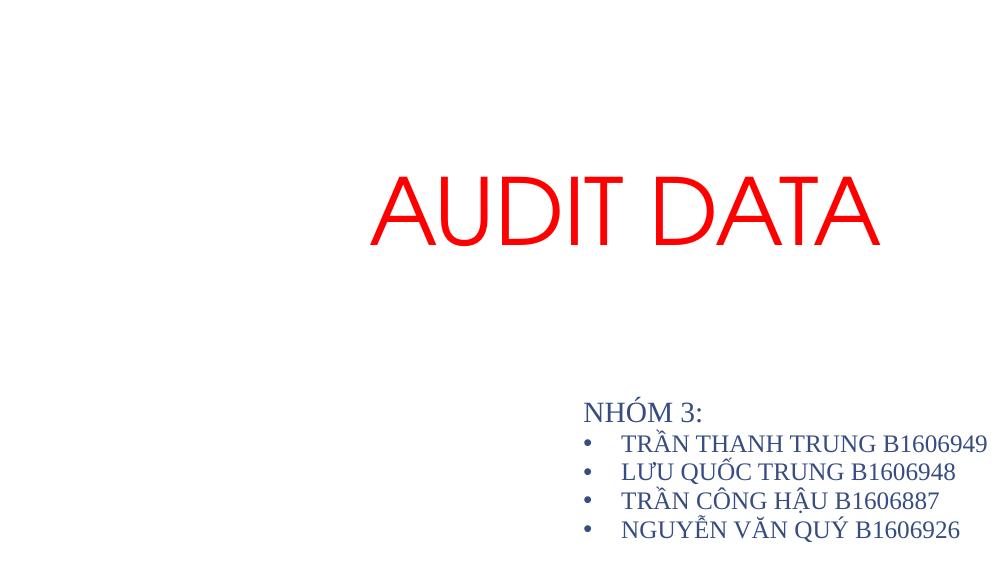
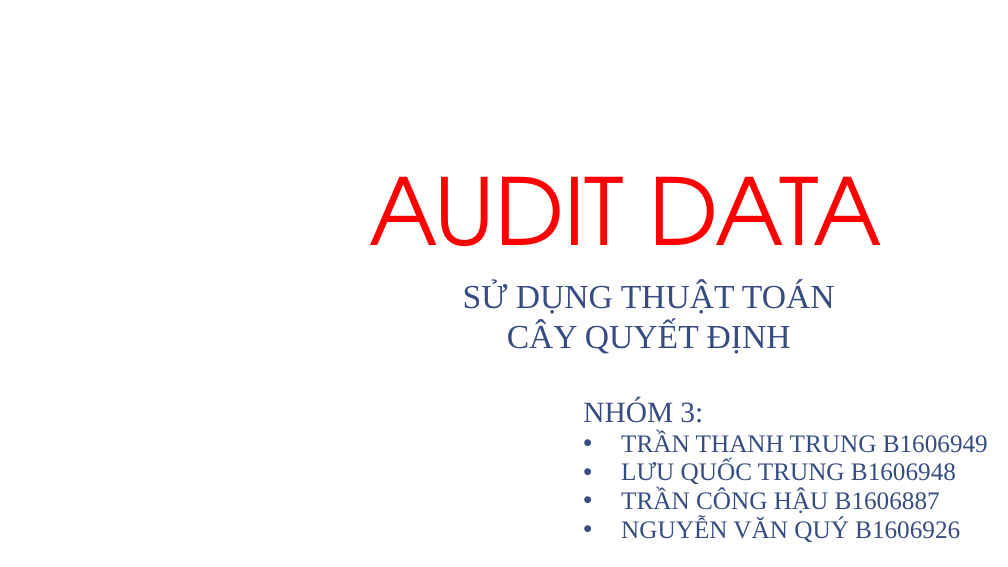
Before and after one commit to trungcpag/machine-CTU, a slide deck: slide 1 of report.pptx. Drawn at 1008x567 pixels with LibreOffice and Linux fonts; fonts in the diff are those of the drawing; background and template pictures are left out. Boxes give left, top, right and bottom in pixels: in the first picture for what was removed or moved away, otherwise in the second. Text is boxed around its words. In the diff, an @@ line names an element or a change of style, - is before the commit and + after.

```diff
--- a/report.pptx
+++ b/report.pptx
@@ text added at (463,281,835,354), 32 pt, text #374C81 @@
+SỬ DỤNG THUẬT TOÁN
+CÂY QUYẾT ĐỊNH
```
Also in this commit, not shown: 8 other slides changed, 2 slides added, 2 slides removed.
